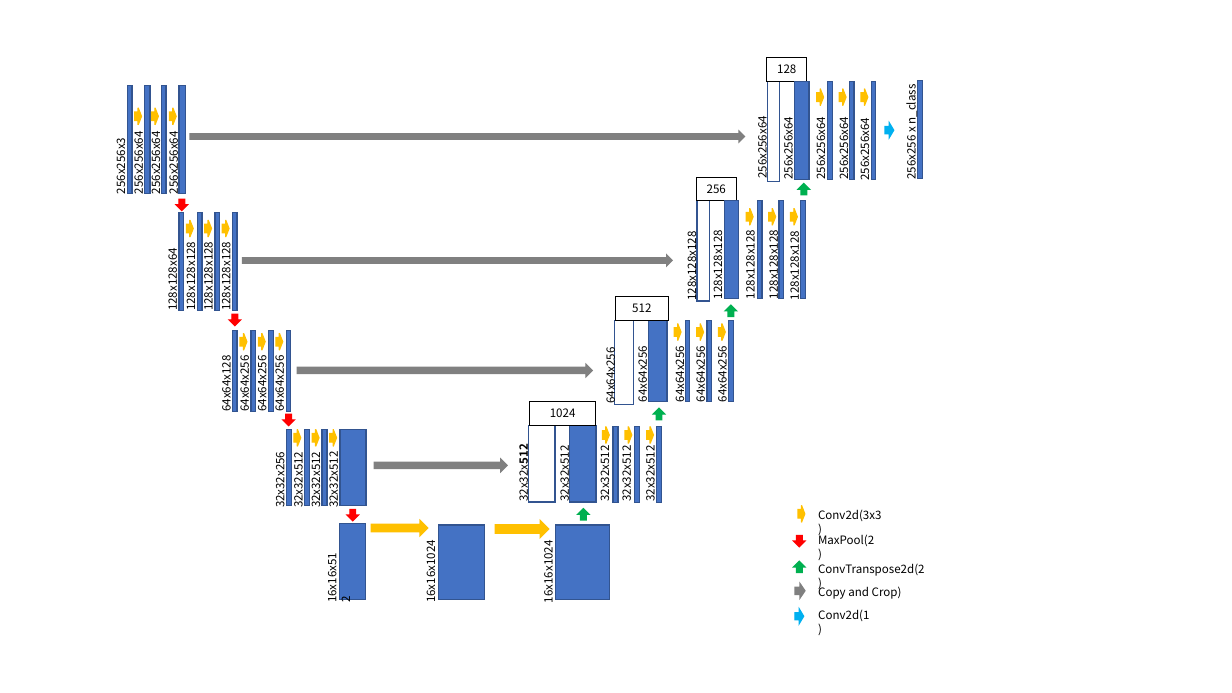
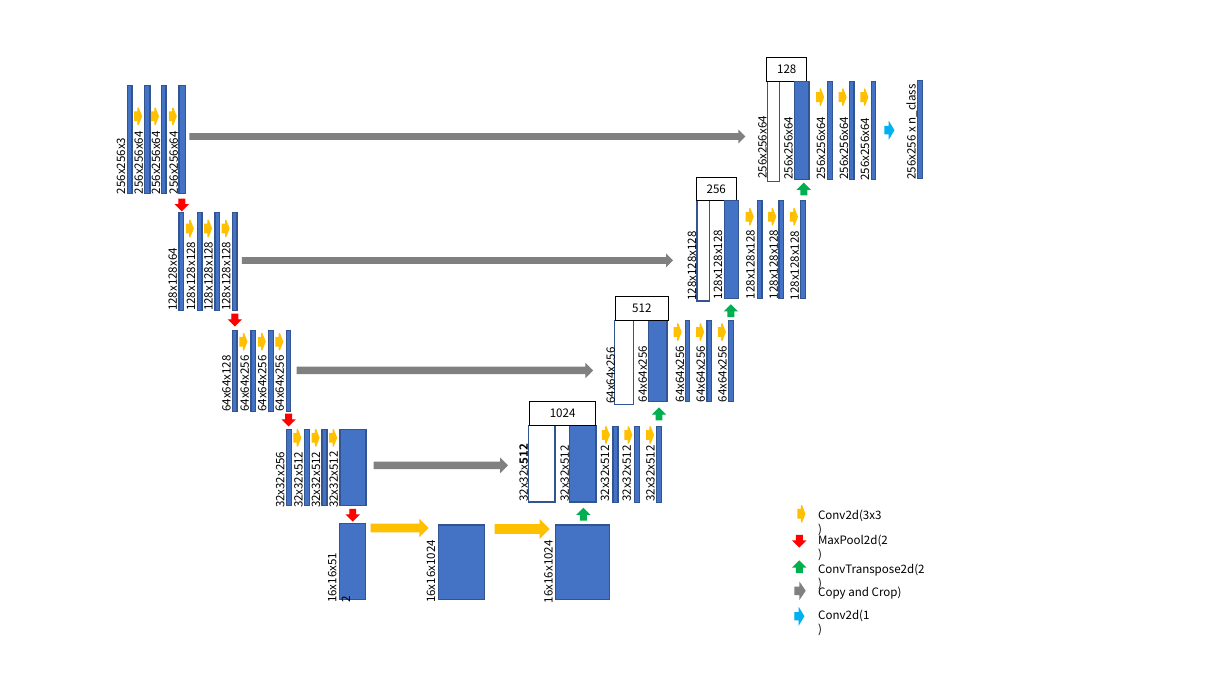
Before and after one commit to hyunsub-shin/pytorch_segmentation, a slide deck: slide 1 of Unet구조.pptx. Drawn at 1232x693 pixels with LibreOffice and Linux fonts; fonts in the diff are those of the drawing. Boxes give left, top, right and bottom in pixels: in the first picture for what was removed or moved away, otherwise in the second. Text is boxed around its words. In the diff, an @@ line names an element or a change of style, - is before the commit and + after.

Commit message:
수정

```diff
--- a/Unet구조.pptx
+++ b/Unet구조.pptx
@@ text at bbox=[818, 533, 888, 546]: text changed @@
-MaxPool(2)
+MaxPool2d(2)
```
